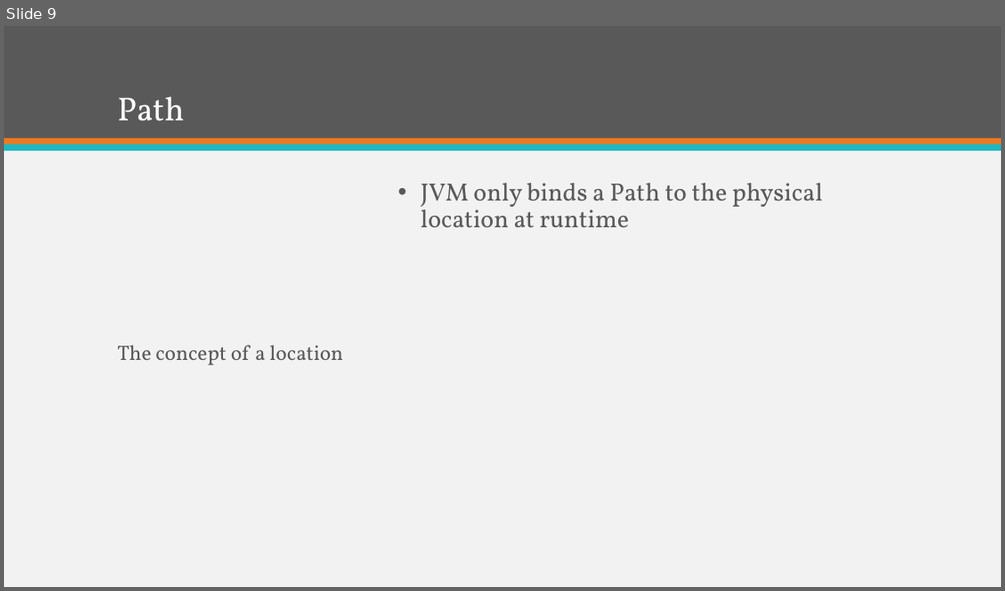
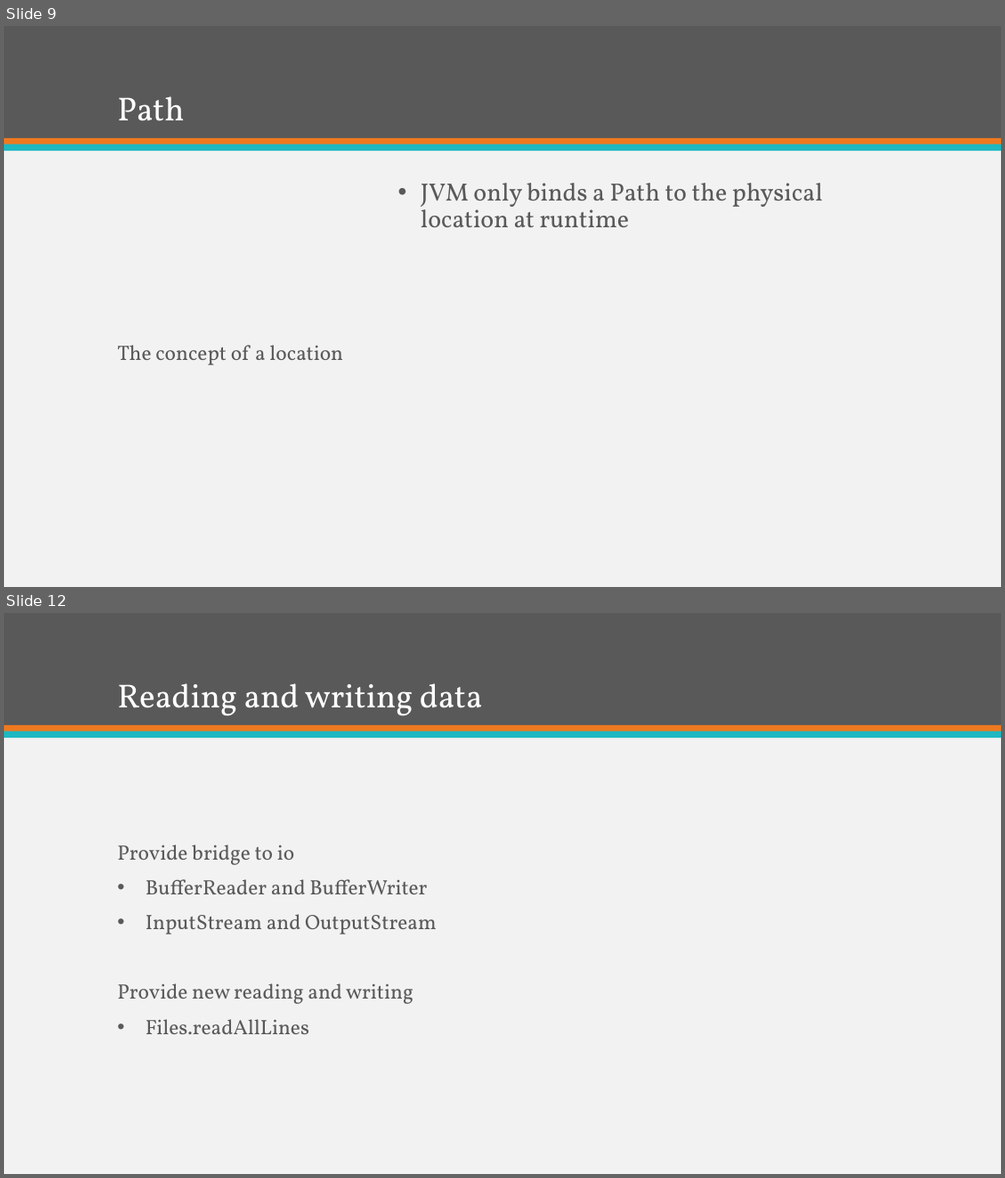
Before and after one commit to KKAries/my-repository, a slide deck: Brief Introduction of Java 7.pptx. Shown one above the other, each under a label of ours: slide 9 before the commit, slides 9 and 12 after it; the slides between them are not shown. The pictures are 1005x591 and 1005x1178 pixels, drawn with LibreOffice and Linux fonts; fonts in the diff are those of the drawing. Boxes give left, top, right and bottom in pixels: in the first picture for what was removed or moved away, otherwise in the second. Text is boxed around its words. In the diff, an @@ line names an element or a change of style, - is before the commit and + after.

```diff
--- a/Brief Introduction of Java 7.pptx
+++ b/Brief Introduction of Java 7.pptx
@@ slide 12 added at (x1=4, y1=613, x2=1001, y2=1174), background #F2F2F2; not listed: 3 template elements that a slide beside it also shows @@
@@ title added at (x1=117, y1=683, x2=483, y2=716), 32 pt, text #FFFFFF @@
+Reading and writing data
@@ text added at (x1=117, y1=844, x2=436, y2=1034), 20 pt, text #595959 @@
+Provide bridge to io
+• BufferReader and BufferWriter
+• InputStream and OutputStream
+Provide new reading and writing
+• Files.readAllLines
```
Also in this commit, not shown: 3 other slides added, 2 slides removed, 1 other file.
